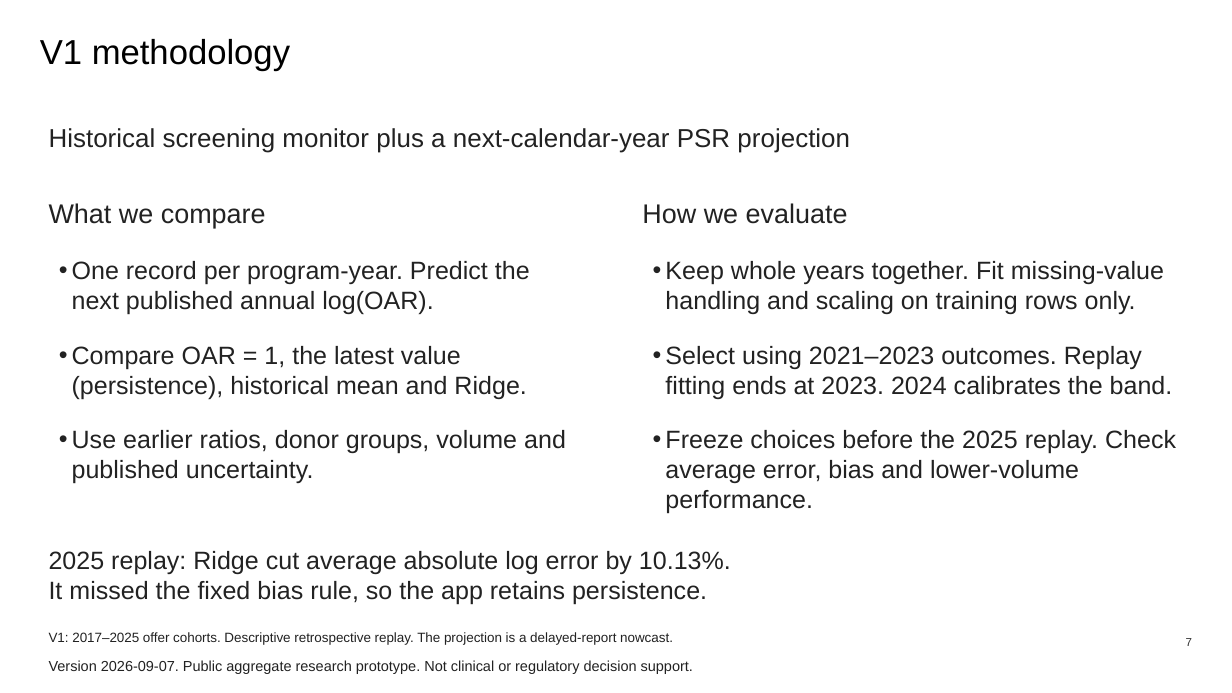
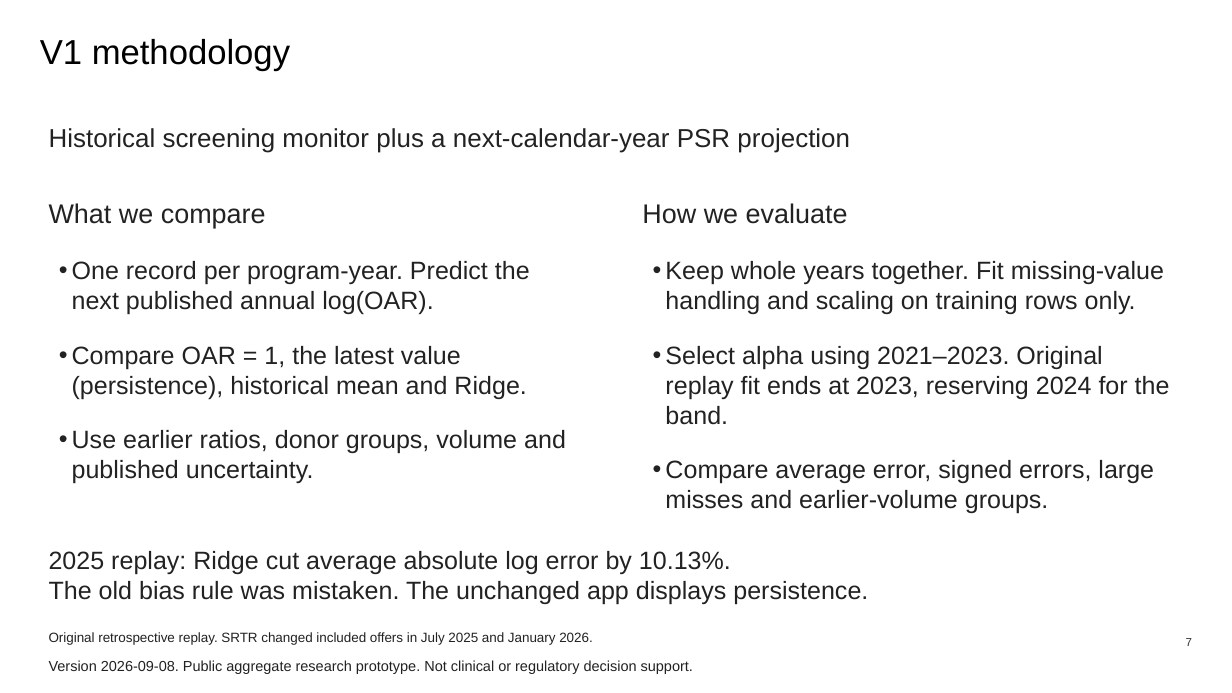
Before and after one commit to ca34525/Kidney-Acceptance-Signal-Monitor, a slide deck: slide 7 of docs/presentation/data-walkthrough/data-walkthrough-with-introduction.pptx. Drawn at 1232x693 pixels with LibreOffice and Linux fonts; fonts in the diff are those of the drawing. Boxes give left, top, right and bottom in pixels: in the first picture for what was removed or moved away, otherwise in the second. Text is boxed around its words. In the diff, an @@ line names an element or a change of style, - is before the commit and + after.

```diff
--- a/docs/presentation/data-walkthrough/data-walkthrough-with-introduction.pptx
+++ b/docs/presentation/data-walkthrough/data-walkthrough-with-introduction.pptx
@@ text at (665, 346, 1170, 514): text changed @@
-• Select using 2021–2023 outcomes. Replay fitting ends at 2023. 2024 calibrates the band.
-• Freeze choices before the 2025 replay. Check average error, bias and lower-volume performance.
+• Select alpha using 2021–2023. Original replay fit ends at 2023, reserving 2024 for the band.
+• Compare average error, signed errors, large misses and earlier-volume groups.
@@ text at (49, 581, 868, 605): text changed @@
-It missed the fixed bias rule, so the app retains persistence.
+The old bias rule was mistaken. The unchanged app displays persistence.
@@ text at (49, 632, 592, 645): text changed @@
-V1: 2017–2025 offer cohorts. Descriptive retrospective replay. The projection is a delayed-report nowcast.
+Original retrospective replay. SRTR changed included offers in July 2025 and January 2026.
@@ text at (49, 660, 693, 674): text changed @@
-Version 2026-09-07. Public aggregate research prototype. Not clinical or regulatory decision support.
+Version 2026-09-08. Public aggregate research prototype. Not clinical or regulatory decision support.
```
Also in this commit, not shown: 24 other slides changed, 28 other files.
